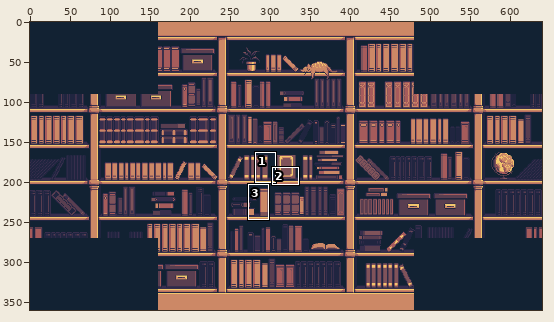
Pixel-art file -- assets/images/unwritten_shelves.ase. Above: a wide view before the commit, with the close-up outlined.
Close-up. The starting point:
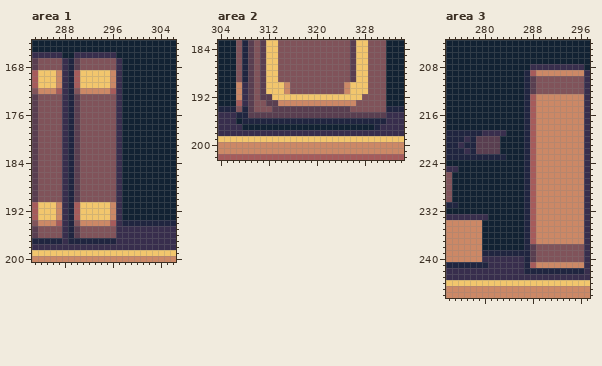
640x360 pixels, 1 frame. Shown: area 1: x 283..306, y 164..200; area 2: x 304..334, y 183..202; area 3: x 274..297, y 204..246. The commit also changed other parts of the picture, which this record leaves out.
And afterwards:
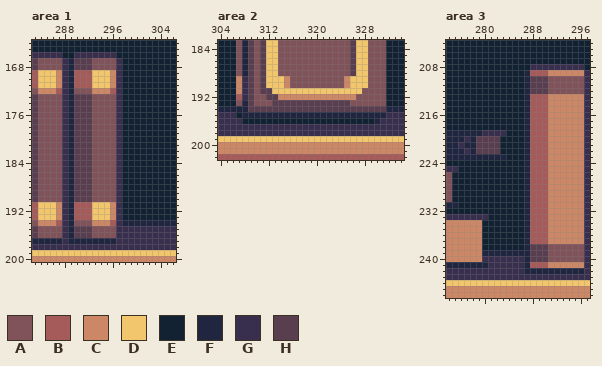
Palette (. is transparent): A #80535a  B #a65b5b  C #cc8866  D #f2c66d  E #122233  F #202540  G #382e4d  H #593e50
The exact change:
layer "background" added
layer "shadows" added
layer "BOOKS" now shown
layer "Layer 6" removed
layer "Layer 7" removed
layer "BOOKS #2" removed
--- area 1, layer "BOOKS"
@@ x 289..294 @@
 166 EGGGGG
-167 FHAAAA
-168 FHAAAA
-169 FBDDDD
-170 FBDDDD
-171 FBDDDD
-172 FACCCC
-173 FHAAAA
-174 FHAAAA
-175 FHAAAA
-176 FHAAAA
-177 FHAAAA
-178 FHAAAA
-179 FHAAAA
-180 FHAAAA
-181 FHAAAA
-182 FHAAAA
-183 FHAAAA
-184 FHAAAA
-185 FHAAAA
-186 FHAAAA
-187 FHAAAA
-188 FHAAAA
-189 FHAAAA
-190 FHAAAA
-191 FBDDDD
-192 FBDDDD
-193 FBDDDD
-194 FACCCC
-195 FHAAAA
-196 FHAAAA
+167 FHHHAA
+168 FHHHAA
+169 FBBBDD
+170 FBBBDD
+171 FBBBDD
+172 FAAACC
+173 FHHHAA
+174 FHHHAA
+175 FHHHAA
+176 FHHHAA
+177 FHHHAA
+178 FHHHAA
+179 FHHHAA
+180 FHHHAA
+181 FHHHAA
+182 FHHHAA
+183 FHHHAA
+184 FHHHAA
+185 FHHHAA
+186 FHHHAA
+187 FHHHAA
+188 FHHHAA
+189 FHHHAA
+190 FHHHAA
+191 FBBBDD
+192 FBBBDD
+193 FBBBDD
+194 FAAACC
+195 FHHHAA
+196 FHHHAA
 197 FFFFFF
--- area 2, layers "BOOKS", "shadows"
@@ x 304..334 @@
 188 EEEAFHAHDDAAAAAAAAAAAAHDDAAAEEE
-189 EEEAFHAHDDAAAAAAAAAAAAHDDAAAEEE
+189 EEECGHAHDDDCAAAAAAAAACDDDAAAEEE
 190 EEECGHAHDDDCAAAAAAAAACDDDAAAEEE
-191 EEECGHAHDDDCAAAAAAAAACDDDAAAEEE
-192 EEECGHAHHDDDDDDDDDDDDDDDAAAAEEE
-193 EEEBGHAAHHCCCCCCCCCCCCCAAAAAEEE
-194 FFFAFHAAAHHHHHHHHHHHHHAAAAAAFFF
-195 GGGFFHHHHHHHHHHHHHHHHHHHHHHHGGG
-196 GGGEFFFFFFFFFFFFFFFFFFFFFFFFGGG
-197 GGGGEEEEEEEEEEEEEEEEEEEEEEFGGGG
+191 EEECGHAHHDDDDDDDDDDDDDDDAAAAEEE
+192 EEEBGHAAHHCCCCCCCCCCCCCAAAAAEEE
+193 EEEAFHAAAHHHHHHHHHHHHHAAAAAAEEE
+194 FFFFFHHHHHHHHHHHHHHHHHHHHHHHFFF
+195 GGGEFFFFFFFFFFFFFFFFFFFFFFFFGGG
+196 GGGGEEEEEEEEEEEEEEEEEEEEEEFGGGG
+197 GGGGGGGGGGGGGGGGGGGGGGGGGGGGGGG
 198 GGGGGGGGGGGGGGGGGGGGGGGGGGGGGGG
--- area 3, layer "BOOKS"
@@ x 287..292 @@
 208 EGGGGG
-209 FBCCCC
-210 FHAAAA
-211 FHAAAA
-212 FHAAAA
-213 FBCCCC
-214 FBCCCC
-215 FBCCCC
-216 FBCCCC
-217 FBCCCC
-218 FBCCCC
-219 FBCCCC
-220 FBCCCC
-221 FBCCCC
-222 FBCCCC
-223 FBCCCC
-224 FBCCCC
-225 FBCCCC
-226 FBCCCC
-227 FBCCCC
-228 FBCCCC
-229 FBCCCC
-230 FBCCCC
-231 FBCCCC
-232 FBCCCC
-233 FBCCCC
-234 FBCCCC
-235 FBCCCC
-236 FBCCCC
-237 FBCCCC
-238 FHAAAA
-239 FHAAAA
-240 FHAAAA
-241 FBCCCC
+209 FBBBCC
+210 FHHHAA
+211 FHHHAA
+212 FHHHAA
+213 FBBBCC
+214 FBBBCC
+215 FBBBCC
+216 FBBBCC
+217 FBBBCC
+218 FBBBCC
+219 FBBBCC
+220 FBBBCC
+221 FBBBCC
+222 FBBBCC
+223 FBBBCC
+224 FBBBCC
+225 FBBBCC
+226 FBBBCC
+227 FBBBCC
+228 FBBBCC
+229 FBBBCC
+230 FBBBCC
+231 FBBBCC
+232 FBBBCC
+233 FBBBCC
+234 FBBBCC
+235 FBBBCC
+236 FBBBCC
+237 FBBBCC
+238 FHHHAA
+239 FHHHAA
+240 FHHHAA
+241 FBBBCC
 242 FFFFFF
Boxes around the changes in both close-ups, in picture pixels (x1, y1, x2, y2):
changed: (80, 58, 92, 238)
changed: (236, 76, 386, 130)
changed: (536, 70, 548, 268)
